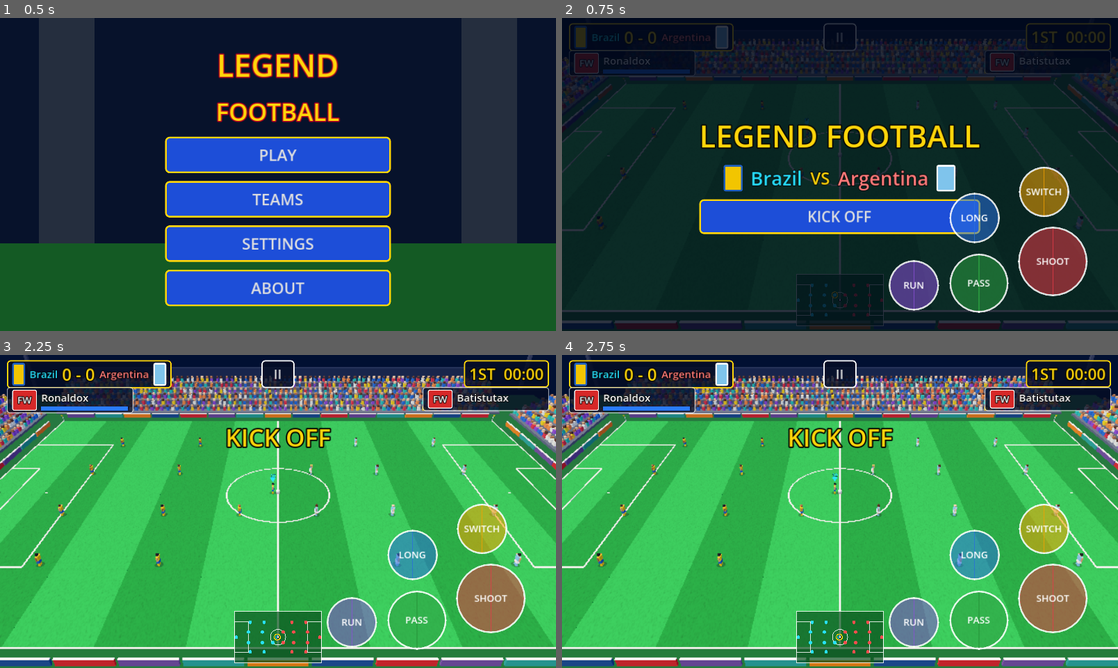
Above: before the commit, frames 1-4 (two rows, left to right).
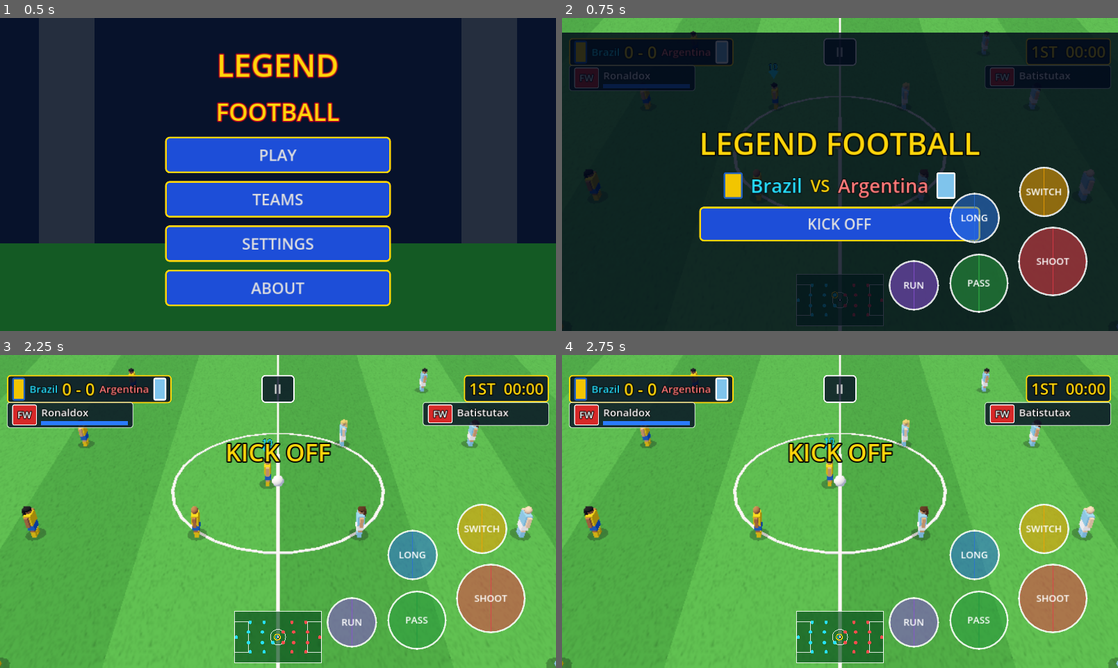
Above: after the commit, the same moments.

Repository: saaalk455-blip/Legend-Football-
Game: Godot game, scene res://scenes/main_menu.tscn
The game is run twice, just before and just after one commit, with the same random seed, the same clock (stepped at 60 frames per second) and the same inputs.
Inputs:
- Up to frame 1 (0.5 s): no input
- Up to frame 2 (0.75 s): click "PLAY" at 0.5 s
- Up to frame 3 (2.25 s): click "II" at 1.25 s; click "KICK OFF" at 2 s
- Up to frame 4 (2.75 s): no input

Frame 1 is identical in both runs. In frame 2, 20% of the frame differs, in the area x 0-100%, y 0-100%; in frame 3, 88%; in frame 4, 88%.

Commit message:
Closer TV camera, bigger players/ball, softer grass, HUD clear of status bar
Co-Authored-By: Claude Sonnet 5.5 <noreply@anthropic.com>
Claude-Session: https://claude.ai/code/session_017XVsjNCat4JJGNMQ9QTcfi

Diff:
--- a/scripts/game.gd
+++ b/scripts/game.gd
@@ -16,8 +16,8 @@
 const BALL_R := 0.35
 const HALF_SECONDS := 2700.0   # 45 game minutes
 
-const CAM_X := 66.0
-const CAM_H := 40.0
+const CAM_X := 40.0
+const CAM_H := 27.0
 
 const M_INTRO := 0
 const M_KICKOFF := 1
@@ -211,7 +211,7 @@
 	var bands := 10
 	var band_len := PITCH_L / bands
 	for i in bands:
-		var c := Color("1c9236") if i % 2 == 0 else Color("2cb64a")
+		var c := Color("3a8c35") if i % 2 == 0 else Color("46a03e")
 		var band := _box(Vector3(PITCH_W, 0.1, band_len), Vector3(0, -0.05, -HALF_L + band_len * (i + 0.5)), c)
 		band.material_override = Stadium.grass_material(c)
 	_box(Vector3(PITCH_W + 40, 0.1, PITCH_L + 40), Vector3(0, -0.2, 0), Color("14602a"))
@@ -291,6 +291,7 @@
 			add_child(p)
 			var r: Dictionary = roster[i]
 			p.setup(team_id, f[0], Vector3(x, 0, z), shirt, shorts, i + 1, r)
+			p.scale = Vector3(1.3, 1.3, 1.3)
 			p.player_name = r["name"]
 			p.speed_stat = r["speed"]
 			p.shoot_stat = r["shoot"]
@@ -317,6 +318,7 @@
 	sm.radial_segments = 10
 	sm.rings = 6
 	ball.mesh = sm
+	ball.scale = Vector3(1.5, 1.5, 1.5)
 	ball.material_override = _mat(Color("fafafa"))
 	ball.position = Vector3(0, BALL_R, 0)
 	add_child(ball)
@@ -333,11 +335,11 @@
 
 func _build_camera() -> void:
 	cam = Camera3D.new()
-	cam.fov = 40.0
+	cam.fov = 32.0
 	cam.far = 400.0
 	cam.position = Vector3(CAM_X, CAM_H, 0)
 	add_child(cam)
-	cam.look_at(Vector3(6.0, 0, 0), Vector3.UP)
+	cam.look_at(Vector3(4.0, 0, 0), Vector3.UP)
 	cam.current = true
 
 
@@ -430,11 +432,11 @@
 			_loose_t = 0.0
 	# Side-line TV camera following the ball along the pitch.
 	var f := ball.position
-	var look_z := clampf(f.z + ball_vel.z * 0.12, -HALF_L + 8.0, HALF_L - 8.0)
+	var look_z := clampf(f.z + ball_vel.z * 0.12, -HALF_L + 12.0, HALF_L - 12.0)
 	cam_z = lerpf(cam_z, look_z, clampf(delta * 3.0, 0.0, 1.0))
 	var look_x := f.x * 0.15
 	cam.position = Vector3(CAM_X + look_x, CAM_H, cam_z)
-	cam.look_at(Vector3(6.0 + look_x, 0.0, cam_z), Vector3.UP)
+	cam.look_at(Vector3(4.0 + look_x, 0.0, cam_z), Vector3.UP)
 	ball_shadow.position = Vector3(ball.position.x, 0.03, ball.position.z)
 	var sh := clampf(1.0 - (ball.position.y - BALL_R) * 0.08, 0.4, 1.0)
 	ball_shadow.scale = Vector3(sh, 1.0, sh)
@@ -446,7 +448,7 @@
 	var valid_c := controlled != null and is_instance_valid(controlled)
 	indicator.visible = valid_c
 	if valid_c:
-		indicator.position = controlled.position + Vector3(0, 2.7 + sin(_t * 6.0) * 0.12, 0)
+		indicator.position = controlled.position + Vector3(0, 3.4 + sin(_t * 6.0) * 0.12, 0)
 		number_label.text = str(controlled.shirt_number)
 		hud.set_card(false, controlled.role, controlled.player_name, controlled.stamina)
 	var opp := _card_opponent()
--- a/scripts/hud.gd
+++ b/scripts/hud.gd
@@ -61,6 +61,7 @@
 	process_mode = Node.PROCESS_MODE_ALWAYS
 	_root = Control.new()
 	_root.set_anchors_preset(Control.PRESET_FULL_RECT)
+	_root.offset_top = 34.0   # keep clear of the phone status bar
 	_root.mouse_filter = Control.MOUSE_FILTER_IGNORE
 	add_child(_root)
 	_build_score(name_a, kit_a, name_b, kit_b)
